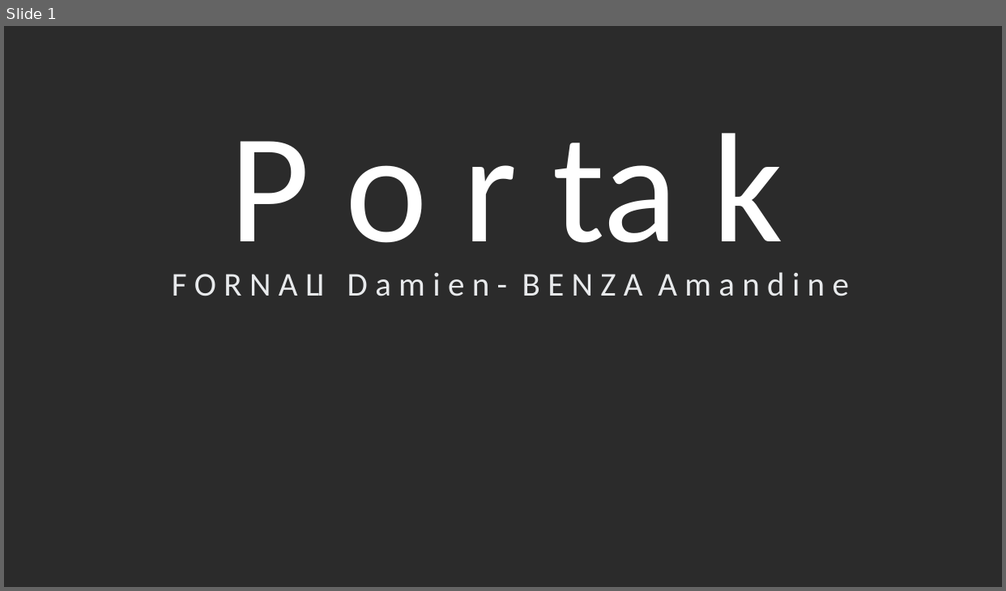
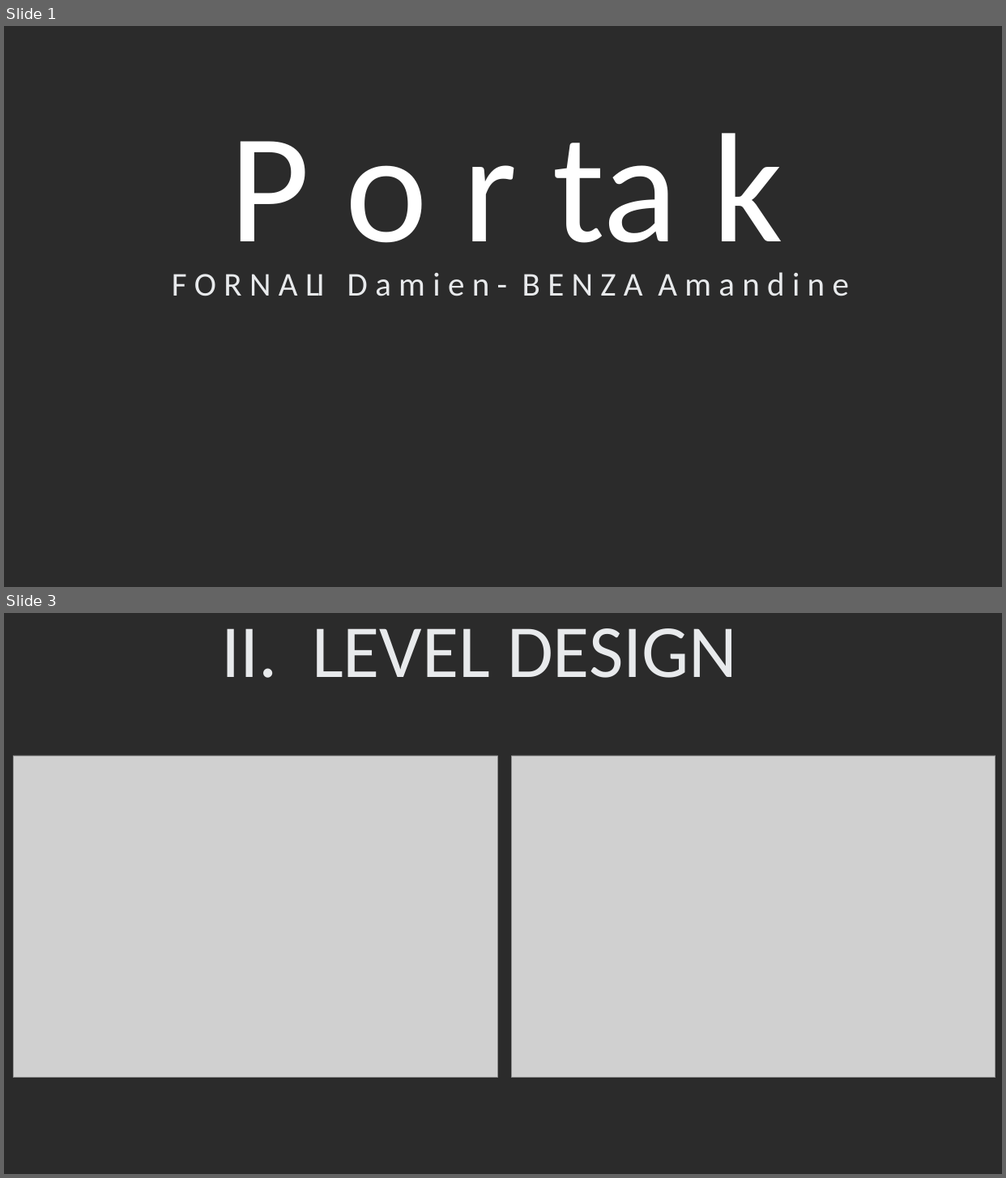
Before and after one commit to Damoy/Portak, a slide deck: Portak.pptx. Shown one above the other, each under a label of ours: slide 1 before the commit, slides 1 and 3 after it; the slides between them are not shown. The pictures are 1006x591 and 1006x1178 pixels, drawn with LibreOffice and Linux fonts; fonts in the diff are those of the drawing; grey boxes stand for pictures; background and template pictures are left out; a plain dark background stands for a picture behind light text. Boxes give left, top, right and bottom in pixels: in the first picture for what was removed or moved away, otherwise in the second. Text is boxed around its words. In the diff, an @@ line names an element or a change of style, - is before the commit and + after.

```diff
--- a/Portak.pptx
+++ b/Portak.pptx
@@ slide 3 added at bbox=[4, 613, 1002, 1174], background picture (left out) @@
@@ text added at bbox=[222, 628, 737, 678], 72 pt, text #E8EAEC @@
+II. LEVEL DESIGN
@@ picture added at bbox=[13, 756, 497, 1077] @@
@@ picture added at bbox=[513, 756, 996, 1077] @@
```
Also in this commit, not shown: 1 slide changed, 2 other slides added, 8 slides removed.
